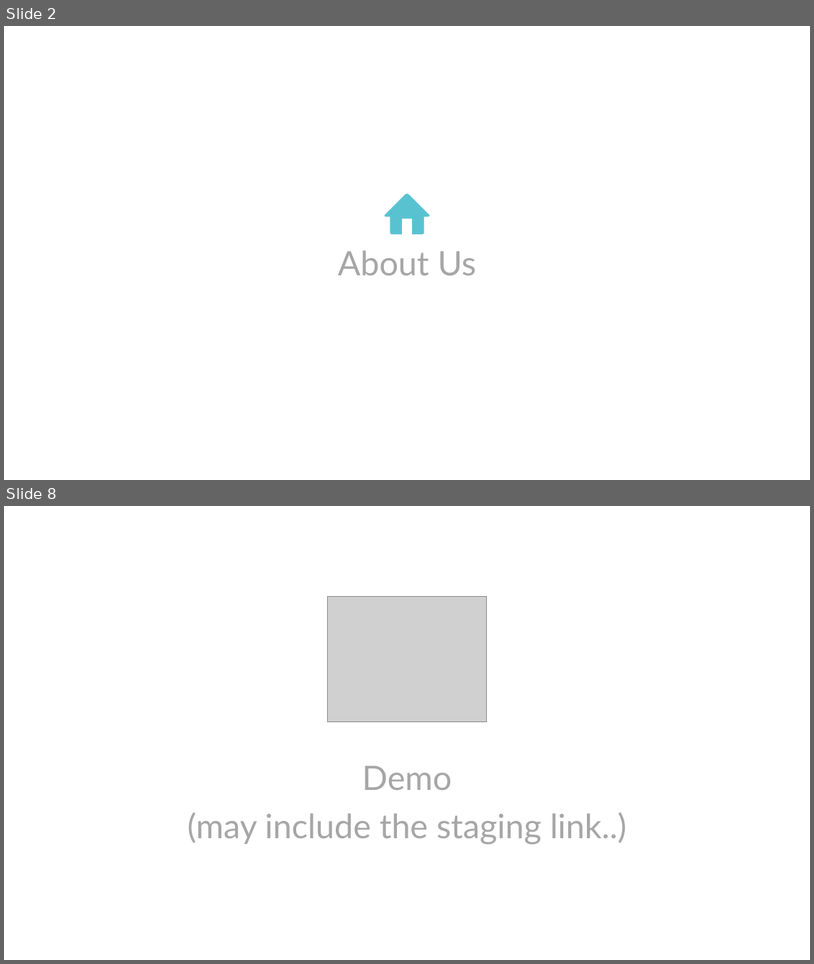
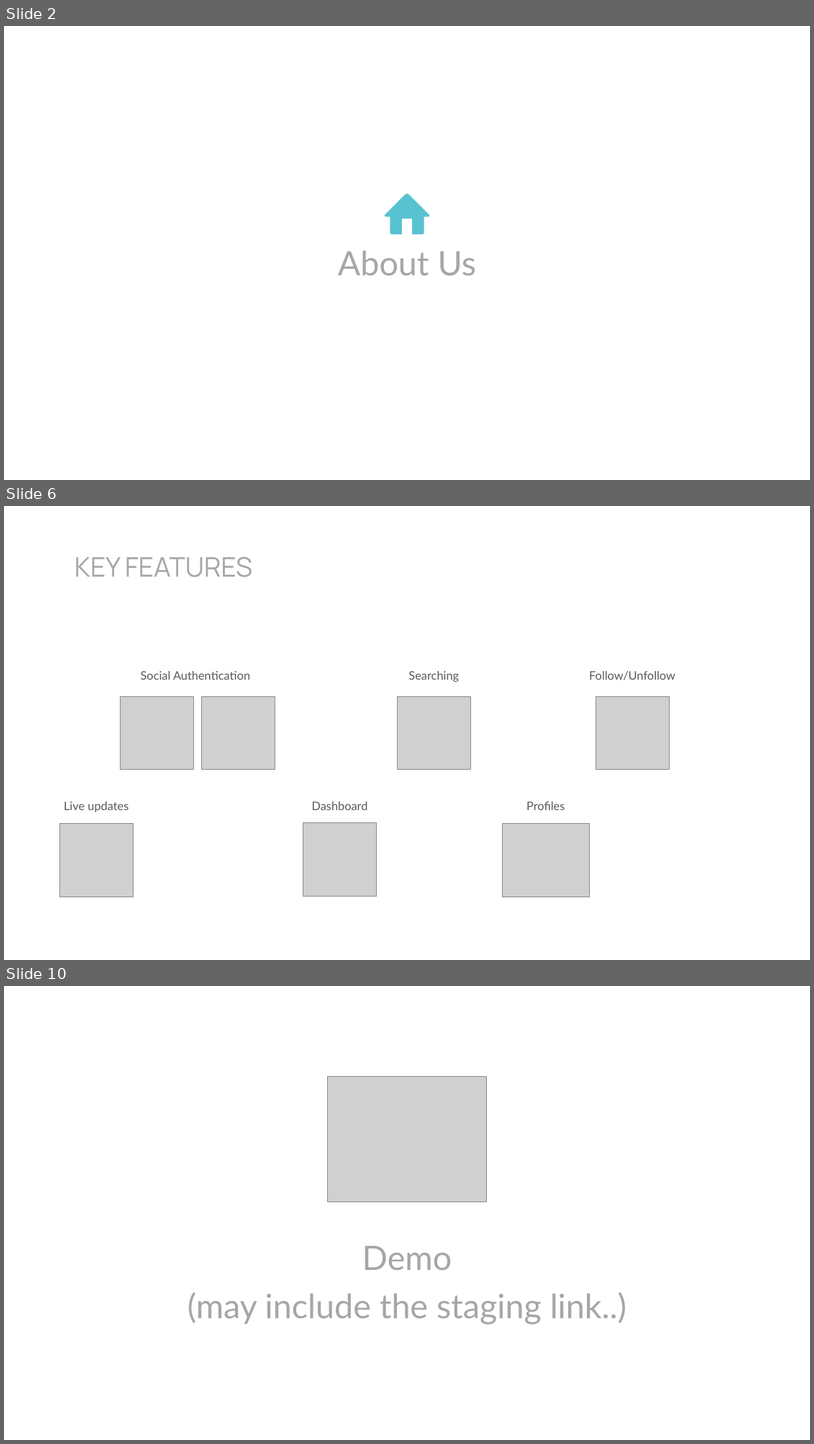
Before and after one commit to rbob96/GRNFanZone, a slide deck: Documentation/Demonstration/Demo - Final.pptx. Shown one above the other, each under a label of ours: slides 2 and 8 before the commit, slides 2, 6 and 10 after it; the slides between them are not shown. The pictures are 814x964 and 814x1444 pixels, drawn with LibreOffice and Linux fonts; fonts in the diff are those of the drawing; grey boxes stand for pictures. Boxes give left, top, right and bottom in pixels: in the first picture for what was removed or moved away, otherwise in the second. Text is boxed around its words. In the diff, an @@ line names an element or a change of style, - is before the commit and + after.

```diff
--- a/Documentation/Demonstration/Demo - Final.pptx
+++ b/Documentation/Demonstration/Demo - Final.pptx
@@ slide 6 added at box(4, 506, 810, 960), background #FFFFFF @@
@@ title added at box(75, 557, 252, 577), 32 pt, text #A6A6A6 @@
+KEY FEATURES
@@ text added at box(141, 671, 250, 680), 14 pt, text #595959 @@
+Social Authentication
@@ text added at box(409, 671, 459, 682), 14 pt, text #595959 @@
+Searching
@@ text added at box(589, 671, 676, 680), 14 pt, text #595959 @@
+Follow/Unfollow
@@ picture added at box(120, 696, 193, 769) @@
@@ picture added at box(202, 696, 275, 769) @@
@@ freeform shape added at box(331, 696, 360, 726), fill #FFFFFF @@
@@ picture added at box(398, 696, 471, 769) @@
@@ freeform shape added at box(457, 696, 481, 720), fill #FFFFFF @@
@@ picture added at box(597, 696, 669, 769) @@
@@ text added at box(445, 729, 497, 742), 14 pt, text #FFFFFF @@
+Marketing
@@ text added at box(64, 801, 129, 812), 14 pt, text #595959 @@
+Live updates
@@ text added at box(312, 801, 368, 810), 14 pt, text #595959 @@
+Dashboard
@@ freeform shape added at box(392, 802, 422, 833), fill #FFFFFF @@
@@ text added at box(527, 801, 565, 810), 14 pt, text #595959 @@
+Profiles
@@ picture added at box(59, 823, 133, 896) @@
@@ picture added at box(304, 822, 377, 896) @@
@@ picture added at box(502, 823, 589, 896) @@
@@ what was slide 8 is now slide 10 @@
```
Also in this commit, not shown: 1 slide changed, 5 other slides added, 4 slides removed, 12 other files.
